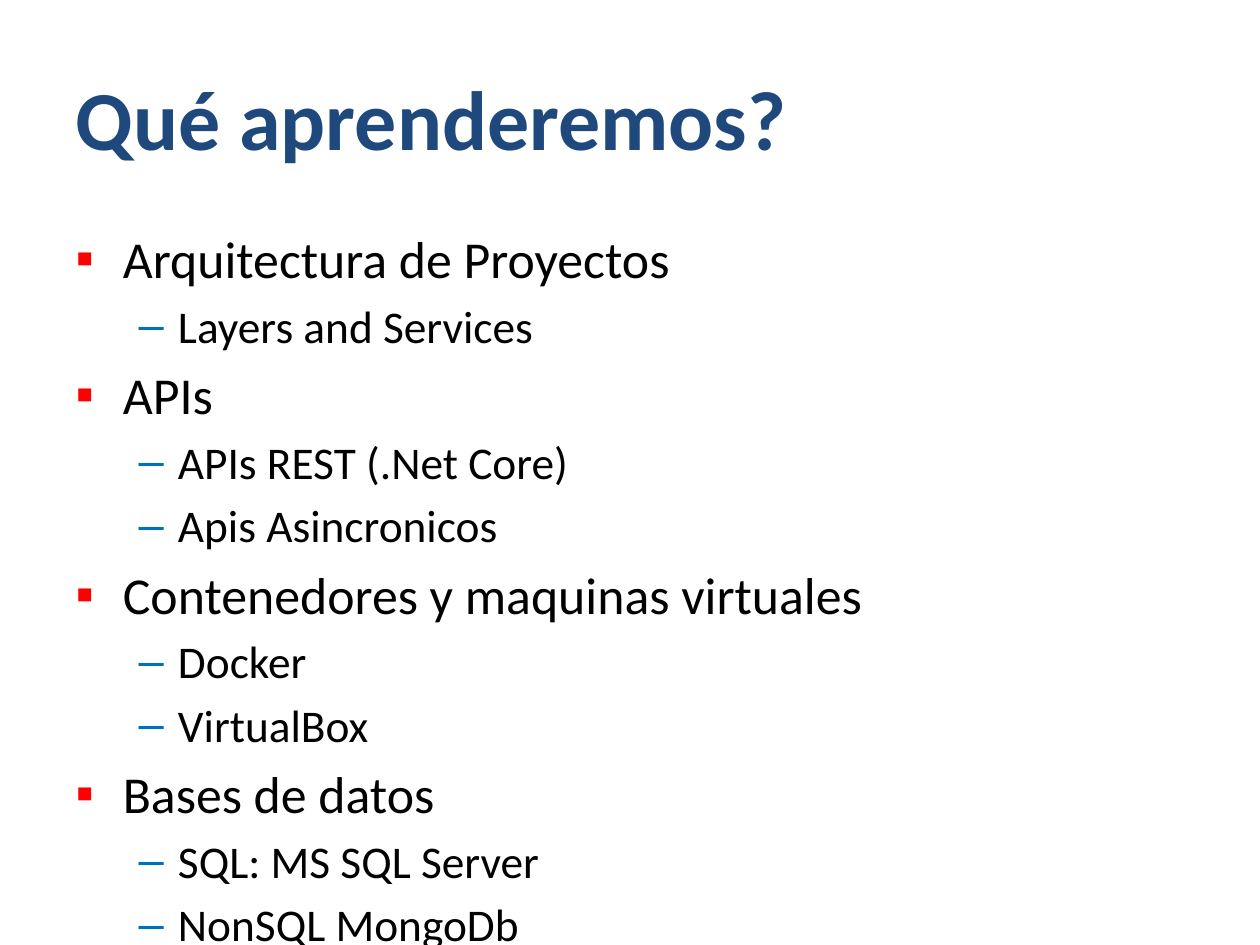
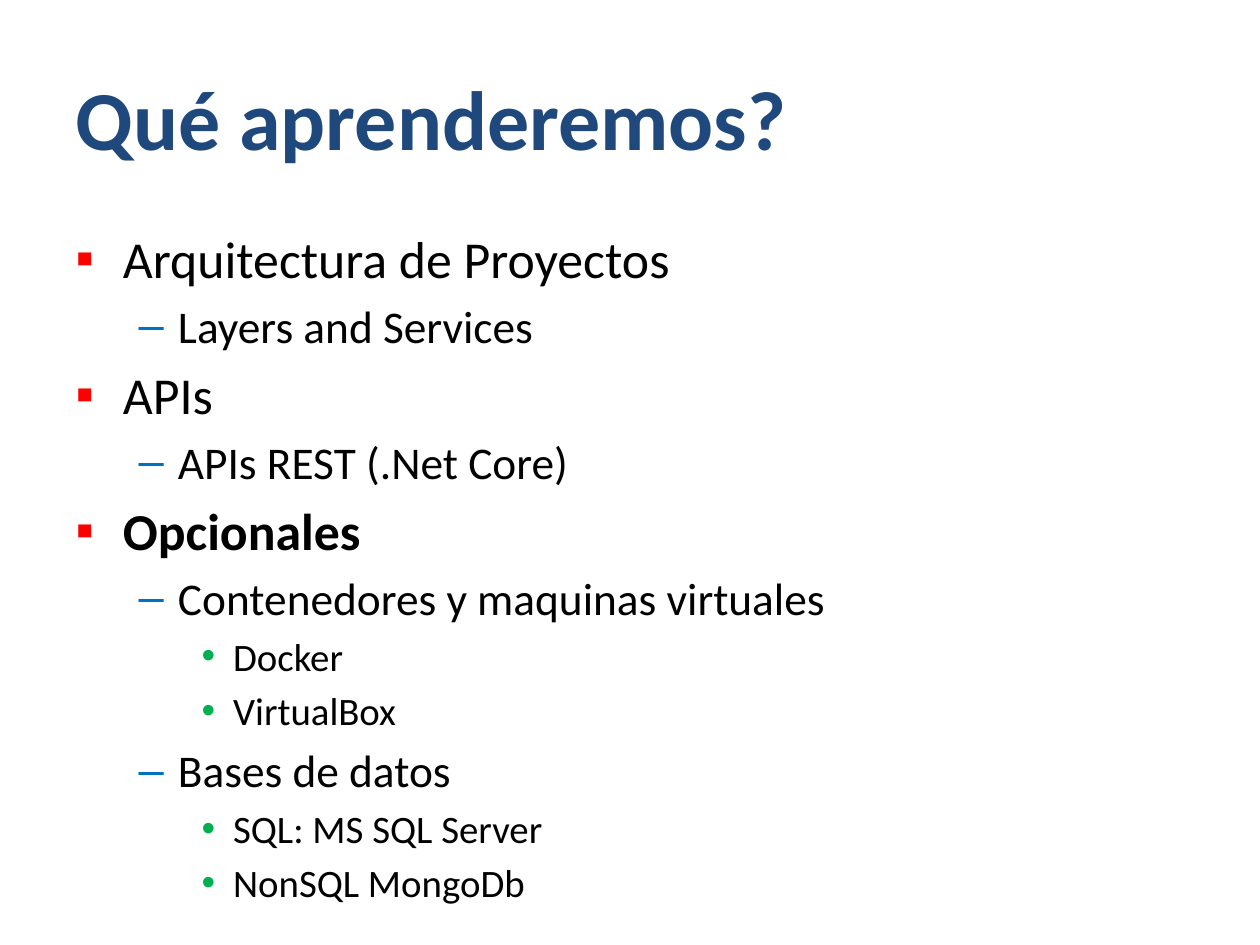
Before and after one commit to Jucer74/BackDevelopment, a slide deck: slide 7 of Classes/BackDev-01-Introducción.pptx. Drawn at 1260x945 pixels with LibreOffice and Linux fonts; fonts in the diff are those of the drawing; background and template pictures are left out. Boxes give left, top, right and bottom in pixels: in the first picture for what was removed or moved away, otherwise in the second. Text is boxed around its words. In the diff, an @@ line names an element or a change of style, - is before the commit and + after.

```diff
--- a/Classes/BackDev-01-Introducción.pptx
+++ b/Classes/BackDev-01-Introducción.pptx
@@ text at (x1=123, y1=513, x2=361, y2=558): text changed; size 25.9 to 29.6 pt; bold on @@
-  – Apis Asincronicos
+▪ Opcionales
@@ text at (x1=178, y1=583, x2=825, y2=904): size 29.6 to 25.9 pt in "Contenedores y maquinas virtuales", "Bases de datos"; size 25.9 to 22.2 pt in "Docker", "VirtualBox", "SQL: MS SQL Server", "NonSQL MongoDb"; bullet ▪ to –; list level 1 to 2 in "Contenedores y maquinas virtuales"; bullet colour #FF0000 to #0070C0; bullet – to •; list level 2 to 3 in "Docker"; bullet colour #0070C0 to #00B050; list level 2 to 3 in "VirtualBox"; list level 1 to 2 in "Bases de datos"; list level 2 to 3 in "SQL: MS SQL Server"; list level 2 to 3 in "NonSQL MongoDb" @@
```
Also in this commit, not shown: 1 other slide changed, 14 other files.
